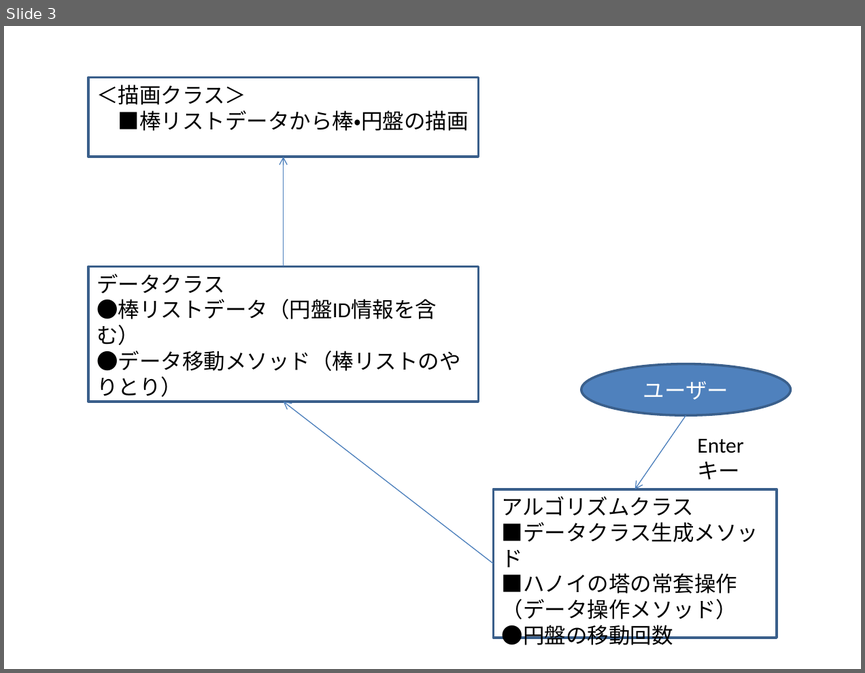
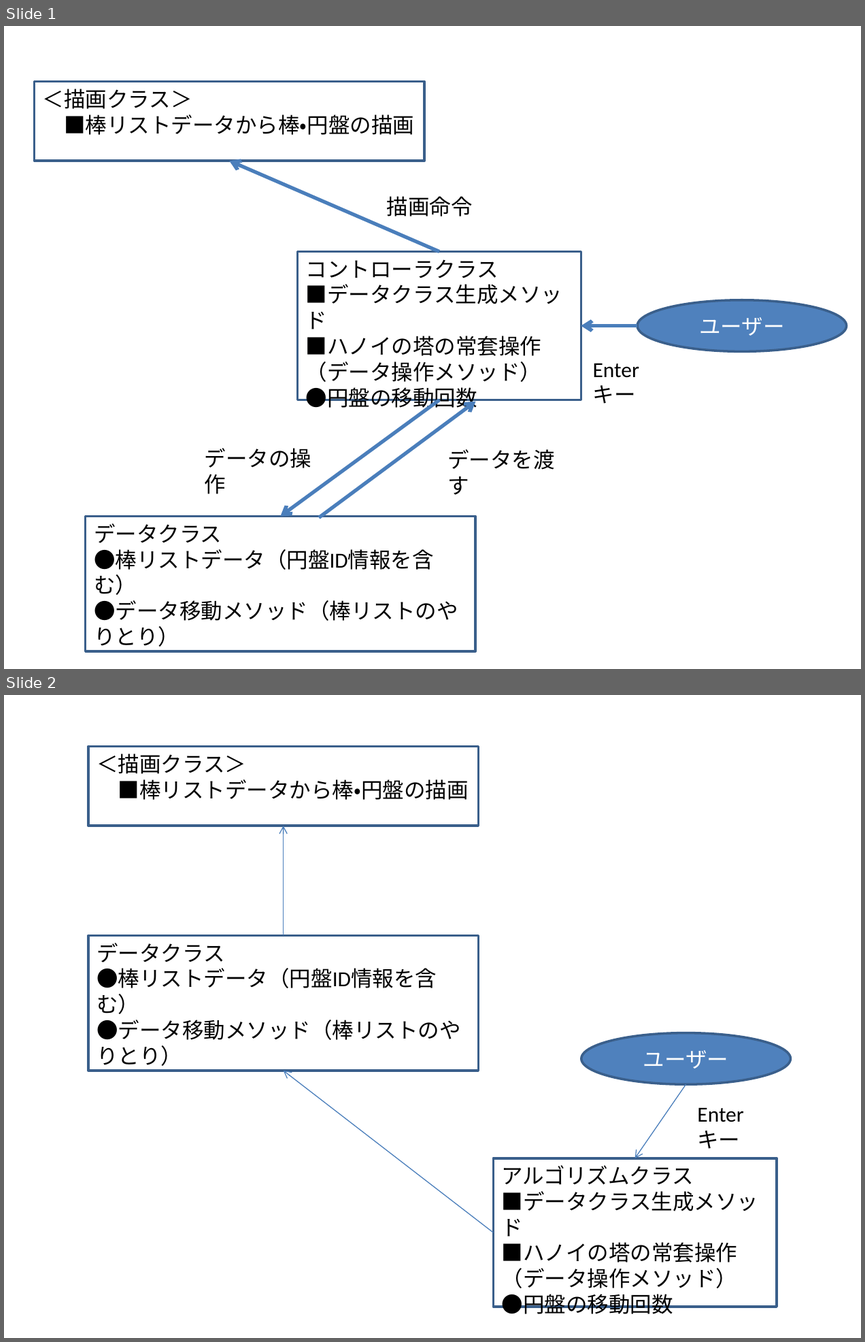
Before and after one commit to tsukimoto/TowerOfHanoi, a slide deck: 設計図.pptx. Shown one above the other, each under a label of ours: slide 3 before the commit, slides 1 and 2 after it. The pictures are 865x673 and 865x1342 pixels, drawn with LibreOffice and Linux fonts; fonts in the diff are those of the drawing. Boxes give left, top, right and bottom in pixels: in the first picture for what was removed or moved away, otherwise in the second. Text is boxed around its words. In the diff, an @@ line names an element or a change of style, - is before the commit and + after.

```diff
--- a/設計図.pptx
+++ b/設計図.pptx
@@ slide 1 added at (4,26,861,669), background #FFFFFF @@
@@ rectangle added at (34,82,424,161), fill #FFFFFF, outline #3A5F8C 2 pt, 18 pt, text #000000 @@
+＜描画クラス＞
+■棒リストデータから棒・円盤の描画
@@ arrow added from (439, 251) to (229, 161), #4B7EBC 3 pt @@
@@ text added at (387,196,473,216), 18 pt, text #000000 @@
+描画命令
@@ rectangle added at (298,251,581,399), fill #FFFFFF, outline #3A5F8C 2 pt, 18 pt, text #000000 @@
+コントローラクラス
+■データクラス生成メソッド
+■ハノイの塔の常套操作（データ操作メソッド）
+●円盤の移動回数
@@ ellipse added at (637,300,847,352), fill #4F81BD, outline #3A5F8C 2 pt, 18 pt, text #FFFFFF @@
+ユーザー
@@ arrow added from (637, 326) to (581, 326), #4B7EBC 3 pt @@
@@ text added at (584,352,689,386), 18 pt, text #000000 @@
+Enterキー
@@ arrow added from (439, 399) to (281, 516), #4B7EBC 3 pt @@
@@ arrow added from (320, 517) to (475, 401), #4B7EBC 3 pt @@
@@ text added at (205,448,312,494), 18 pt, text #000000 @@
+データの操作
@@ text added at (447,449,555,495), 18 pt, text #000000 @@
+データを渡す
@@ rectangle added at (86,516,475,651), fill #FFFFFF, outline #3A5F8C 2 pt, 18 pt, text #000000 @@
+データクラス
+●棒リストデータ（円盤ID情報を含む）
+●データ移動メソッド（棒リストのやりとり）
@@ what was slide 3 is now slide 2 @@
```
Also in this commit, not shown: 2 slides removed.
